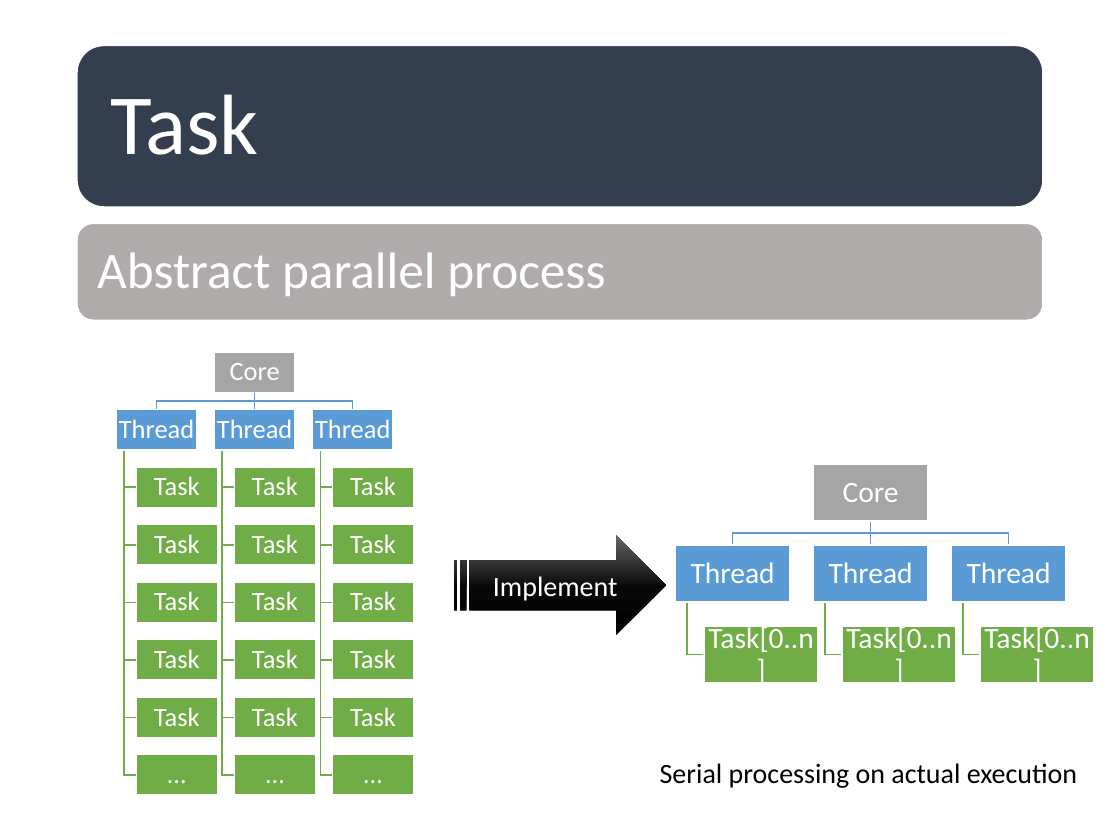
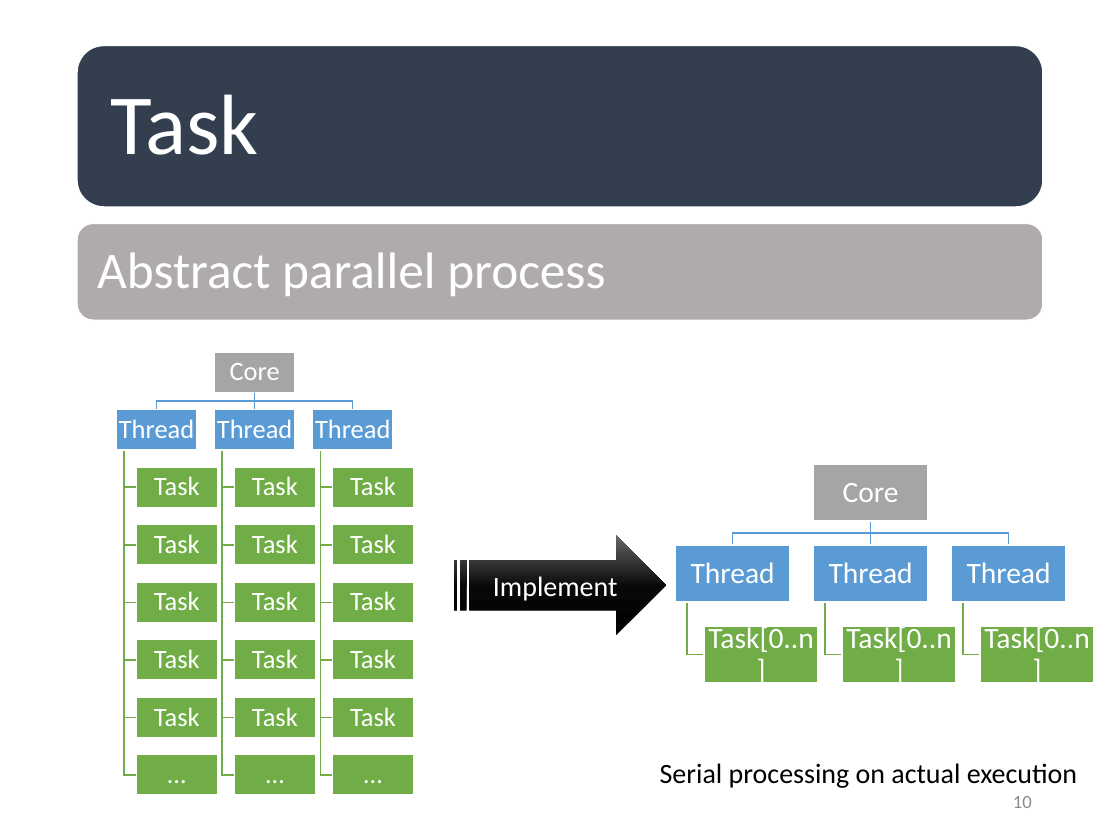
Before and after one commit to HappyNY/y3s1_socterm, a slide deck: slide 10 of docs/term_mid_우주선.pptx. Drawn at 1120x840 pixels with LibreOffice and Linux fonts; fonts in the diff are those of the drawing. Boxes give left, top, right and bottom in pixels: in the first picture for what was removed or moved away, otherwise in the second. Text is boxed around its words. In the diff, an @@ line names an element or a change of style, - is before the commit and + after.

```diff
--- a/docs/term_mid_우주선.pptx
+++ b/docs/term_mid_우주선.pptx
@@ page number added at (x1=1013, y1=796, x2=1032, y2=808), 12 pt, text #8C8C8C @@
+10
```
Also in this commit, not shown: 15 other slides changed, 12 other files.
